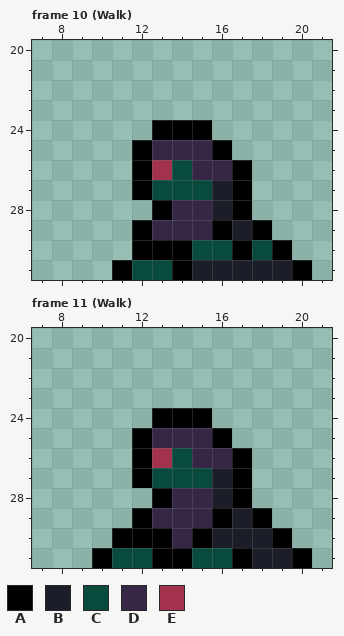
Two states of a pixel-art file, WizardsAgainstTheWorld/Assets/Sprites/Creatures/ZombieCrawl.aseprite. Above: the version before the commit.
32x32 pixels, 11 frames. Shown: frame 10 (Walk): x 7..21, y 20..31; frame 11 (Walk): x 7..21, y 20..31. The commit also changed other frames, which this record leaves out.
Palette (. is transparent): A #000000  B #1b1e29  C #084a3c  D #362747  E #a2324e
And afterwards:
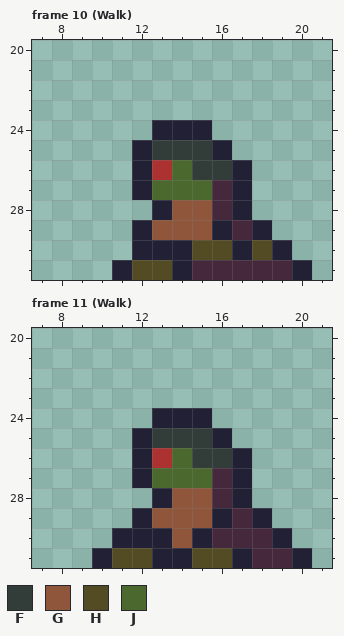
Colours new in this view: F #323c39  G #8f563b  H #524b24  J #4b692f
The edit:
colour A: #000000 -> #222034
colour B: #1b1e29 -> #45283c
colour E: #a2324e -> #ac3232
Changed rows in their new state; - is a pixel that keeps its letter.
Frame 10 (Walk):
first column x 12:
25 -FFF---
26 --JFF--
27 -JJJ---
28 --GG---
29 -GGG---
30 ---HH-H
31 HH-----
Frame 11 (Walk):
first column x 11:
25 --FFF-
26 ---JFF
27 --JJJ-
28 ---GG-
29 --GGG-
30 ---G--
31 HH--HH
Where, in picture pixels (left, top, right, bottom), the same in both pictures:
changed: (112, 120, 312, 280)
changed: (92, 408, 312, 568)
